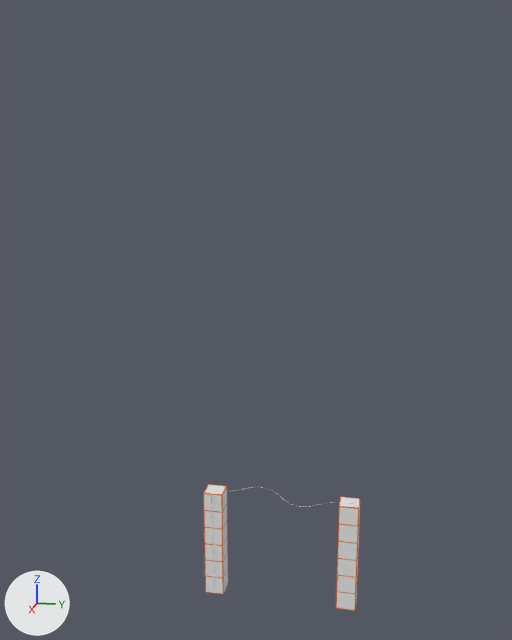
Renders of the FBX model Assets/Art/Models/04_Clown/CircusGame_01.fbx from each side of a commit.
Camera for both pictures: a 50 mm camera at (135.5, 21.6, -34.4) aimed at (-2.3, -5.9, -68.9). The axes (+X, +Y, +Z) are drawn at lower left. The lights are the same throughout. Where no turn or scale is listed for an object, it has been applied to the vertices. Vertices at the same position are counted once.

Names of what the first picture shows: 'Ladder', 'Rope', 'TowerEnd', 'TowerStart'.
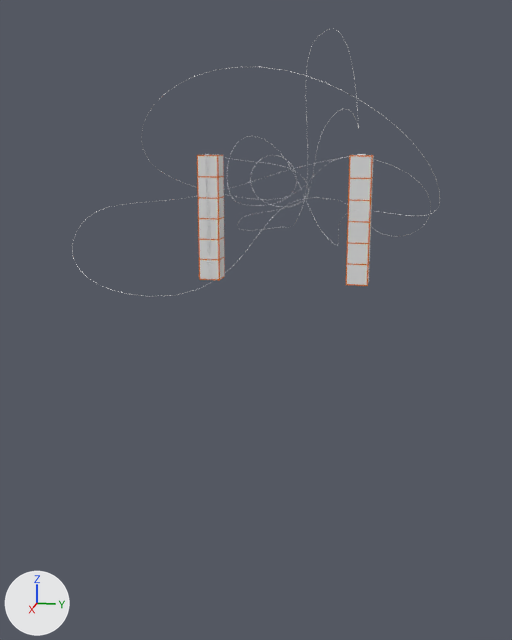
The edits, one by one:
me_cylinder_006 is used by ob_rope; location (0.0, -12.9, -106.4).
me_cylinder_006 had 468 vertices, 462 faces and spanned x -1.9..0.0, y 0.0..25.8, z -2.5..0.8.
me_cylinder_006 now has 12534 vertices, 12528 faces and spans x -34.6..31.3, y -27.0..40.6, z -22.1..24.1.
me_cylinder_006 part 1: 1 vertex moved within x 0.0, y 25.4, z -0.1; 458 vertices removed from x -1.9..0.0, y 0.3..25.8, z -2.5..0.8; 12524 vertices added at x -34.6..31.3, y -27.0..40.6, z -22.1..24.1.
Object 'Ladder' (ob_ladder) moves from (2.1, -14.4, -129.7) to (2.1, -14.4, -59.6).
Object 'Rope' (ob_rope) moves from (0.0, -12.9, -106.4) to (0.0, -12.9, -36.3).
Object 'TowerEnd' (ob_towerend) moves from (0.0, 14.4, -129.3) to (0.0, 14.4, -59.1).
Object 'TowerStart' (ob_towerstart) moves from (0.0, -14.4, -129.3) to (0.0, -14.4, -59.1).

Location of each change, [x1, y1, x2, y2] in pixels of the pictures (512 x 640 px):
'TowerStart', moved
    before: [203, 484, 228, 595]
    after: [197, 155, 225, 280]
'TowerEnd', moved
    before: [336, 497, 360, 611]
    after: [346, 155, 374, 286]
'Rope', reshaped, moved
    before: [234, 487, 333, 507]
    after: [72, 29, 440, 296]
'Ladder', moved
    before: [211, 493, 216, 594]
    after: [206, 154, 211, 276]
